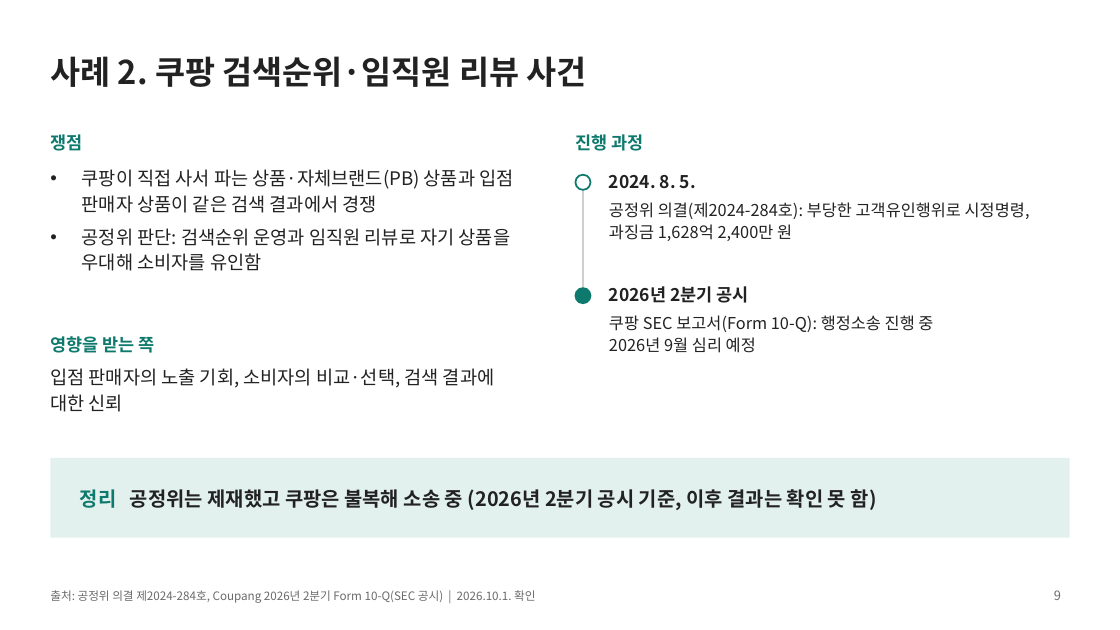
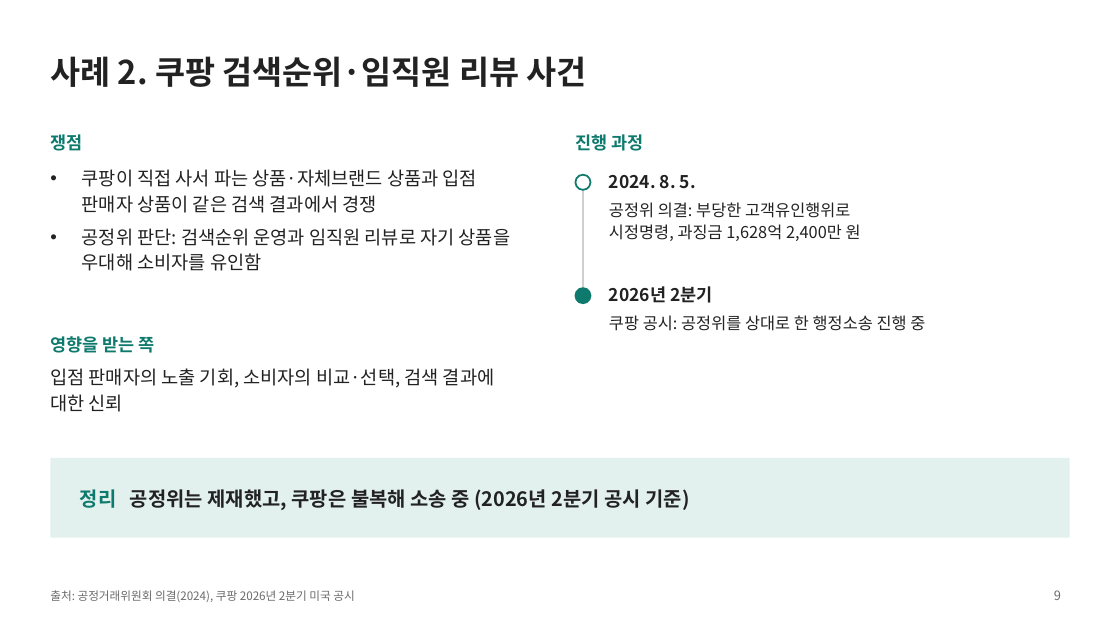
Before and after one commit to noya73305610-coder/-, a slide deck: slide 9 of 플랫폼_독점_발표_수정본.pptx. Drawn at 1120x630 pixels with LibreOffice and Linux fonts; fonts in the diff are those of the drawing. Boxes give left, top, right and bottom in pixels: in the first picture for what was removed or moved away, otherwise in the second. Text is boxed around its words. In the diff, an @@ line names an element or a change of style, - is before the commit and + after.

```diff
--- a/플랫폼_독점_발표_수정본.pptx
+++ b/플랫폼_독점_발표_수정본.pptx
@@ text at [82, 169, 477, 213]: text changed @@
-• 쿠팡이 직접 사서 파는 상품·자체브랜드(PB) 상품과 입점 판매자 상품이 같은 검색 결과에서 경쟁
+• 쿠팡이 직접 사서 파는 상품·자체브랜드 상품과 입점 판매자 상품이 같은 검색 결과에서 경쟁
@@ text at [609, 202, 861, 241]: text changed @@
-공정위 의결(제2024-284호): 부당한 고객유인행위로 시정명령, 과징금 1,628억 2,400만 원
+공정위 의결: 부당한 고객유인행위로
+시정명령, 과징금 1,628억 2,400만 원
@@ text at [609, 286, 712, 303]: text changed @@
-2026년 2분기 공시
+2026년 2분기
@@ text at [609, 315, 925, 331]: text changed @@
-쿠팡 SEC 보고서(Form 10-Q): 행정소송 진행 중
-2026년 9월 심리 예정
+쿠팡 공시: 공정위를 상대로 한 행정소송 진행 중
@@ text at [80, 489, 689, 510]: text changed @@
-정리 공정위는 제재했고 쿠팡은 불복해 소송 중 (2026년 2분기 공시 기준, 이후 결과는 확인 못 함)
+정리 공정위는 제재했고, 쿠팡은 불복해 소송 중 (2026년 2분기 공시 기준)
@@ text at [50, 590, 354, 602]: text changed @@
-출처: 공정위 의결 제2024-284호, Coupang 2026년 2분기 Form 10-Q(SEC 공시) | 2026.10.1. 확인
+출처: 공정거래위원회 의결(2024), 쿠팡 2026년 2분기 미국 공시
```
Also in this commit, not shown: 13 other slides changed.
